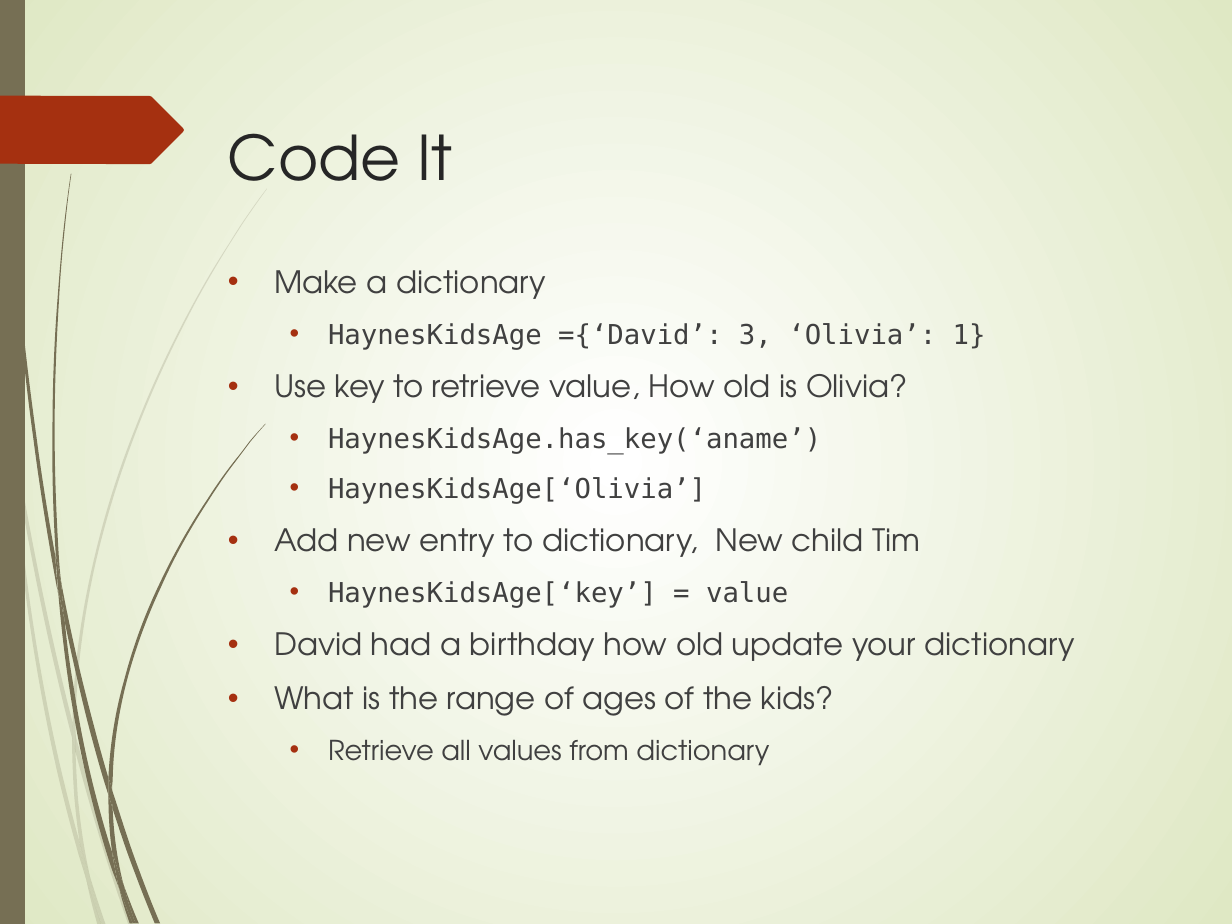
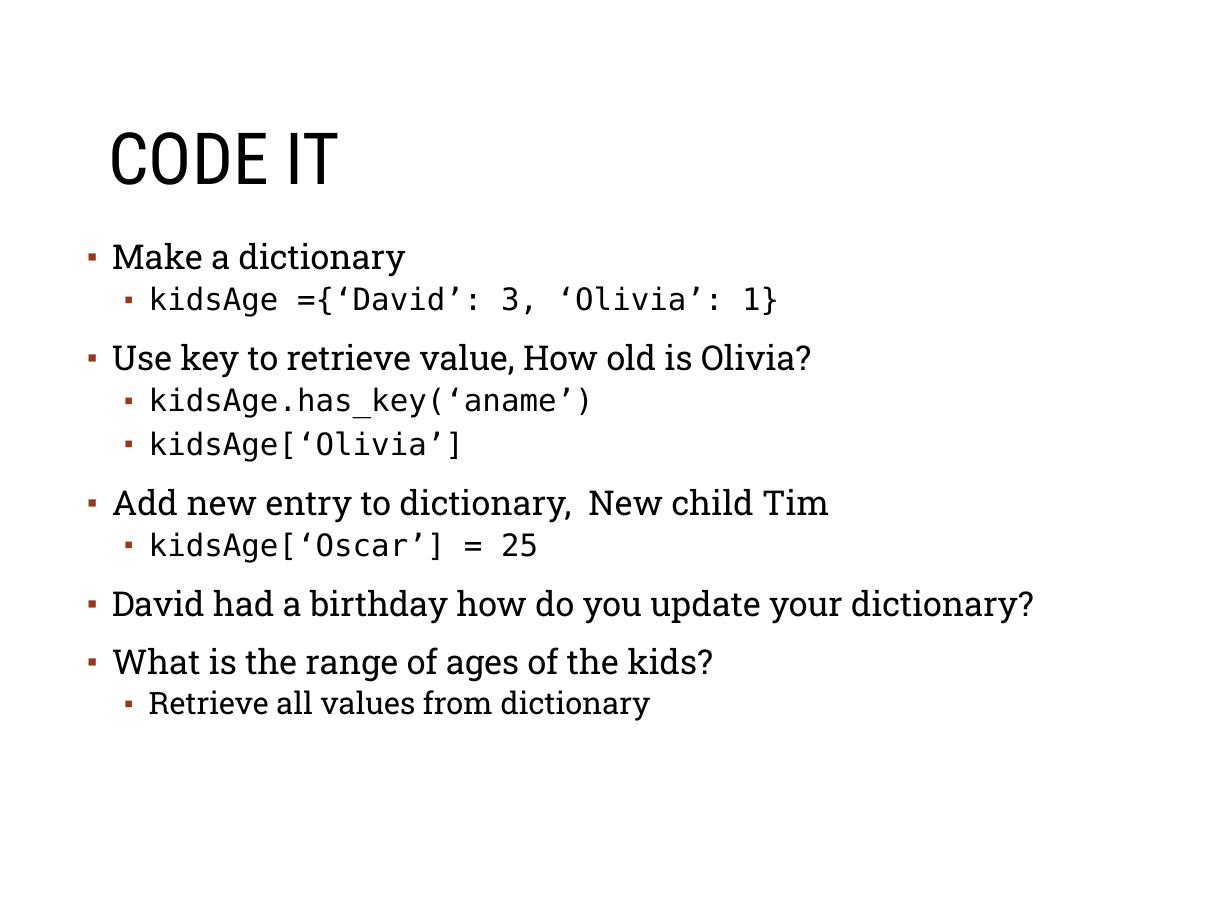
Before and after one commit to MGIS-UMN-GIS5577/GIS5578-week2, a slide deck: slide 16 of week2_conditionals_sequences.odp. Drawn at 1232x924 pixels with LibreOffice and Linux fonts; fonts in the diff are those of the drawing; background and template pictures are left out. Boxes give left, top, right and bottom in pixels: in the first picture for what was removed or moved away, otherwise in the second. Text is boxed around its words. In the diff, an @@ line names an element or a change of style, - is before the commit and + after.

```diff
--- a/week2_conditionals_sequences.odp
+++ b/week2_conditionals_sequences.odp
@@ background gradient #FFFFFF to #DFE8C4 to #FFFFFF @@
@@ freeform shape removed at [0,0,25,924] @@
@@ freeform shape removed at [0,96,184,165] @@
@@ title "CODE IT" at [108,132,339,185]: vertical alignment top to middle @@
@@ title at [108,132,339,185]: text changed; size 36 to 42 pt; font TeX Gyre Adventor to Roboto Condensed; text colour #262626 to #000000 @@
-Code It
+CODE IT
@@ text "Make a dictionary": place and size @@
-text "Make a dictionary" at [274,270,1075,766]
+text "Make a dictionary" at [112,243,1034,721]
@@ text at [112,243,829,721]: size 18 to 20 pt in "Make a dictionary", "Use key to retrieve value, How old ...", "Add new entry to dictionary, New child ...", "What is the range of ages of ..."; font TeX Gyre Adventor to Roboto Slab, text colour #404040 to #000000 in "Make a dictionary", "Use key to retrieve value, How old ...", "Add new entry to dictionary, New child ...", "What is the range of ages of ..." and 1 more places; size 16 to 18 pt in "Retrieve all values from dictionary"; bullet • to ▪; line spacing 1 to 0.9; more space between paragraphs; bullet colour #A53010 to #9E3611; less space between paragraphs @@
@@ text at [149,286,779,317]: text changed; size 16 to 18 pt; text colour #404040 to #000000 @@
-  • HaynesKidsAge ={‘David’: 3, ‘Olivia’: 1}
+  ▪ kidsAge ={‘David’: 3, ‘Olivia’: 1}
@@ text at [149,387,594,462]: text changed; size 16 to 18 pt; text colour #404040 to #000000 @@
-  • HaynesKidsAge.has_key(‘aname’)
-  • HaynesKidsAge[‘Olivia’]
+  ▪ kidsAge.has_key(‘aname’)
+  ▪ kidsAge[‘Olivia’]
@@ text at [112,532,1034,624]: text changed; size 18 to 20 pt; font TeX Gyre Adventor to Roboto Slab; text colour #404040 to #000000 @@
-  • HaynesKidsAge[‘key’] = value
-• David had a birthday how old update your dictionary
+  ▪ kidsAge[‘Oscar’] = 25
+▪ David had a birthday how do you update your dictionary?
@@ group removed at [0,31,267,924]: 12 freeform shapes @@
@@ group removed at [2,0,266,924]: 12 freeform shapes @@
@@ freeform shape added at [1153,848,1196,891], outline #FFFFFF 0.99 pt @@
```
Also in this commit, not shown: 17 other slides changed, 1 other file.
